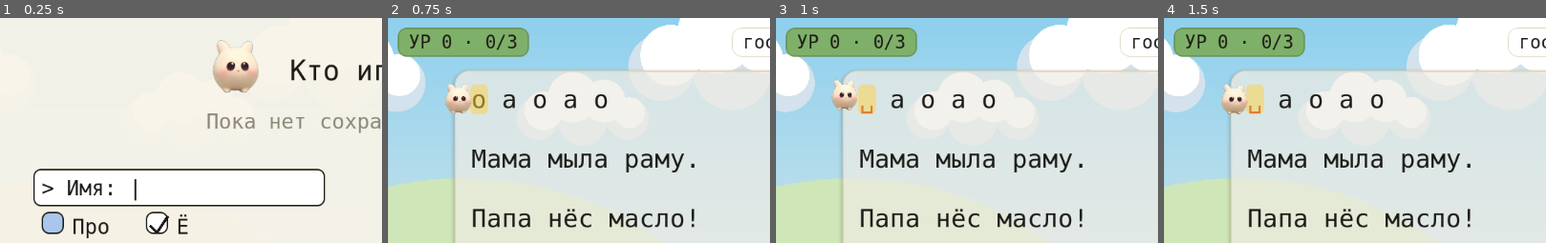
Above: before the commit, frames 1-4 (left to right).
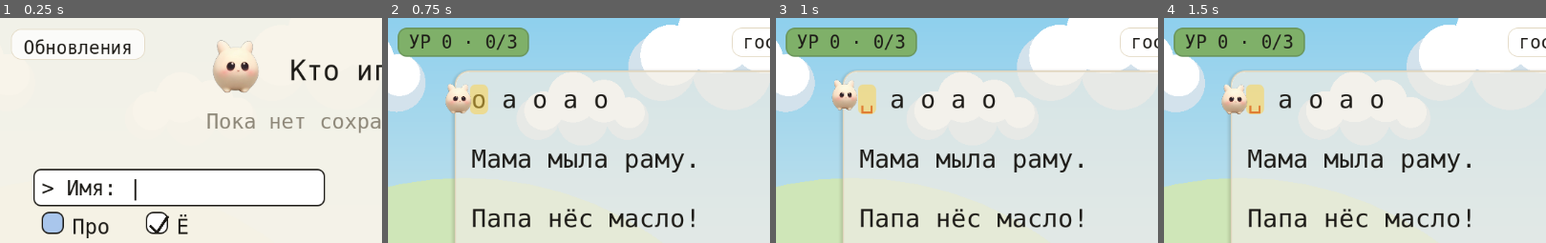
Above: after the commit, the same moments.

Repository: NikitaShubin/ModernBabyType
Game: Godot game, scene res://scenes/main.tscn
Two runs of this game, one before a commit and one after it. Both use one fixed random seed, a clock stepped at 60 frames per second and the inputs below.
Inputs (mouse positions are % of the whole screen's width and height, from its top left):
- Up to frame 1 (0.25 s): no input
- Up to frame 2 (0.75 s): tap Enter at 0.5, 0.6 s; move the mouse to (72, 45) at 0.52 s; hold Right from 0.53 s (still down); click (72, 45) at 0.67 s
- Up to frame 3 (1 s): keep holding Right; tap Space at 0.77 s; tap Keypad Enter at 0.8 s
- Up to frame 4 (1.5 s): move the mouse to (30, 55) at 1.27 s; release Right at 1.28 s; hold Down from 1.28 s (still down); tap Keypad Enter at 1.35 s
The pictures show only the part of the screen within x 0-50%, y 0-50%; the shares and areas given below are measured in that part.

The runs differ from the first frame. In frame 1, 0.9% of the frame differs, in the area x 3-38%, y 5-19%; in frame 2, nothing differs; in frame 3, nothing differs; in frame 4, nothing differs.
Error before the commit: Invalid assignment of property or key 'bg_color' with value of type 'Color' on a base object of type 'Nil'. (res://scripts/menu.gd:719)
Error after the commit: Invalid assignment of property or key 'bg_color' with value of type 'Color' on a base object of type 'Nil'. (res://scripts/menu.gd:863)

Commit message:
Самообновление с GitHub: кнопка, модалка, стейджеры + стабильный ключ
Кнопка «Обновления» в меню: проверка latest-релиза, модалка
«Вышла X?» (Скачать/Позже), закачка в user://updates.
Linux меняет бинарь на месте, Windows — .bat-стейджер (ASCII,
с проверкой замены), Android отдаёт ссылку браузеру.
INTERNET в оба Android-пресета. Версия 0.0.10, versionCode 8.
CI кладёт стабильный ключ из секретов, иначе debug-ключ образа.
Тесты: UPDATE_TEST (версии, ассеты, стейджер) + часть в PROFILES.

Diff:
--- a/game/project.godot
+++ b/game/project.godot
@@ -9,7 +9,7 @@
 
 config/name="ModernBabyType"
 config/description="Игра для обучения детей слепой печати: герой убегает от врага, поедая буквы."
-config/version="0.0.9"
+config/version="0.0.10"
 run/main_scene="res://scenes/main.tscn"
 config/features=PackedStringArray("4.3", "GL Compatibility")
 config/icon="res://icon.png"
--- a/game/scripts/menu.gd
+++ b/game/scripts/menu.gd
@@ -43,6 +43,17 @@
 var input_all_keys := false
 ## То же для строгой ё (колонка «Ё»): ждёт создания профиля.
 var input_yo_strict := true
+## Самообновление с GitHub: только по кнопке (никакой фоновой магии).
+## Состояния: "" покой, "checking" проверка, "latest" всё свежее,
+## "error" ошибка с текстом, "downloading" качаем. Модалка «Вышла X?»
+## — флагом _upd_open (только Да/Нет, как подтверждение удаления).
+var _upd: Updater = null
+var _upd_state := ""
+var _upd_msg := ""
+var _upd_tag := ""
+var _upd_url := ""
+var _upd_notes: Array[String] = []
+var _upd_open := false
 ## Выбранная колонка флагов: 0 — «Про», 1 — «Ё». Стрелки ←/→ двигают,
 ## пробел переключает. Видна подсветкой заголовка.
 var sel_col := 0
@@ -181,6 +192,16 @@
 			_cancel_confirm()
 		_eaten()
 		return
+	# Модалка обновления: Enter — «Скачать», остальное мимо
+	# (Esc — выход из игры, как везде, модалку не дергаем).
+	if _upd_open:
+		if (
+			ke.keycode == KEY_ENTER or ke.keycode == KEY_KP_ENTER
+			or ke.unicode == 10 or ke.unicode == 13
+		):
+			_upd_yes()
+		_eaten()
+		return
 	# F2 — вернуться в игру тем же игроком, кого открыли меню.
 	if ke.keycode == KEY_F2:
 		chosen.emit(resume_user)
@@ -287,6 +308,15 @@
 			get_viewport().set_input_as_handled()
 		elif _confirm_no_rect().has_point(pos):
 			_cancel_confirm()
+			get_viewport().set_input_as_handled()
+		return
+	# Модалка обновления — только свои две кнопки (удаление первее).
+	if _upd_open:
+		if _upd_yes_rect().has_point(pos):
+			_upd_yes()
+			get_viewport().set_input_as_handled()
+		elif _upd_no_rect().has_point(pos):
+			_upd_no()
 			get_viewport().set_input_as_handled()
 		return
 	# Прямоугольники — из тех же хелперов, что рисует _draw: единый
@@ -323,6 +353,11 @@
 		queue_redraw()
 		get_viewport().set_input_as_handled()
 		return
+	# Кнопка обновлений: проверить релизы на GitHub.
+	if _upd_button_rect().has_point(pos):
+		_upd_check()
+		get_viewport().set_input_as_handled()
+		return
 	if users.is_empty() and _check_tap_rect().has_point(pos):
 		_toggle_all_keys()
 		get_viewport().set_input_as_handled()
@@ -435,6 +470,75 @@
 ## Отмена: профиль цел, модалка гаснет.
 func _cancel_confirm() -> void:
 	confirm_name = ""
+	queue_redraw()
+
+
+## Ленивый узел проверки обновлений + сигналы в состояние меню.
+func _upd_ensure() -> void:
+	if _upd != null:
+		return
+	_upd = Updater.new()
+	add_child(_upd)
+	_upd.checked.connect(_on_upd_checked)
+	_upd.failed.connect(_on_upd_failed)
+	_upd.downloaded.connect(_on_upd_downloaded)
+
+
+## Кнопка «Обновления»: спросить GitHub.
+func _upd_check() -> void:
+	_upd_ensure()
+	_upd_state = "checking"
+	_upd_msg = "Проверяю…"
+	_upd_open = false
+	queue_redraw()
+	_upd.check()
+
+
+func _on_upd_checked(has: bool, tag: String, notes: String, _url: String) -> void:
+	if has:
+		_upd_tag = tag
+		_upd_notes.clear()
+		for ln in notes.split("\n"):
+			_upd_notes.append(ln)
+		_upd_state = ""
+		_upd_msg = ""
+		_upd_open = true
+	else:
+		_upd_state = "latest"
+		_upd_msg = "У вас последняя (%s)" % tag
+		_upd_open = false
+	queue_redraw()
+
+
+func _on_upd_failed(what: String) -> void:
+	_upd_state = "error"
+	_upd_msg = what
+	_upd_open = false
+	queue_redraw()
+
+
+## «Скачать»: качаем, дальше — дело платформы (см. update.gd).
+func _upd_yes() -> void:
+	_upd_open = false
+	_upd_state = "downloading"
+	_upd_msg = "Качаю…"
+	queue_redraw()
+	_upd.download()
+
+
+## «Позже»: модалка гаснет, проверка сброшена.
+func _upd_no() -> void:
+	_upd_open = false
+	_upd_state = ""
+	_upd_msg = ""
+	queue_redraw()
+
+
+func _on_upd_downloaded(_path: String) -> void:
+	# Платформа забрала файл (установщик / перезапуск): меню молчит.
+	_upd_state = ""
+	_upd_msg = ""
+	_upd_open = false
 	queue_redraw()
 
 
@@ -535,11 +639,17 @@
 ## разъезжается (имена до 15 знаков).
 func _short_name(name: String) -> String:
 	var cols := _table_cols()
-	var cap := cols[1] - cols[0] - 8.0 * k
-	if _text_size(name, FONT_ROW).x <= cap:
-		return name
-	var out := name
-	while out.length() > 1 and _text_size(out + "…", FONT_ROW).x > cap:
+	return _clip(name, FONT_ROW, cols[1] - cols[0] - 8.0 * k)
+
+
+## Обрезать строку по ширине, с многоточием. Нужна для чужих строк
+## (длинная ссылка из changelog иначе вылезает за карточку) и для
+## имени профиля.
+func _clip(txt: String, size_px: int, cap: float) -> String:
+	if _text_size(txt, size_px).x <= cap:
+		return txt
+	var out := txt
+	while out.length() > 1 and _text_size(out + "…", size_px).x > cap:
 		out = out.left(out.length() - 1)
 	return out + "…"
 
@@ -670,6 +780,40 @@
 	var cx := (cols[4] + cols[5]) * 0.5
 	var y := _rows_top() - 44.0 * k
 	return Rect2(cx - 48.0 * k, y - 28.0 * k, 96.0 * k, 40.0 * k)
+
+
+## Кнопка проверки обновлений (слева вверху) и строка состояния.
+## Замер — тем же кеглем, каким рисует _button (26, не FONT_SMALL).
+func _upd_button_rect() -> Rect2:
+	var w := _text_size("Обновления", 26).x + 36.0 * k
+	return Rect2(16.0 * k, 16.0 * k, w, 44.0 * k)
+
+
+## Карточка «Вышла версия?»: заголовок + заметки + две кнопки.
+## Ширина — по самому длинному тексту, кнопки всегда внизу.
+func _upd_card_rect() -> Rect2:
+	var w := _text_size("Вышла " + _upd_tag, FONT_ROW).x + 96.0 * k
+	for ln in _upd_notes:
+		w = maxf(w, _text_size(ln, FONT_SMALL).x + 96.0 * k)
+	w = clampf(w, 420.0 * k, view_w - 64.0 * k)
+	var h := 200.0 * k + 30.0 * k * float(_upd_notes.size())
+	return Rect2((view_w - w) * 0.5, (view_h - h) * 0.5, w, h)
+
+
+func _upd_yes_rect() -> Rect2:
+	var card := _upd_card_rect()
+	return Rect2(
+		Vector2(card.get_center().x - 190.0 * k, card.position.y + card.size.y - 80.0 * k),
+		Vector2(170.0 * k, 56.0 * k)
+	)
+
+
+func _upd_no_rect() -> Rect2:
+	var card := _upd_card_rect()
+	return Rect2(
+		Vector2(card.get_center().x + 20.0 * k, card.position.y + card.size.y - 80.0 * k),
+		Vector2(170.0 * k, 56.0 * k)
+	)
 
 
 ## Рамка поля ввода (рисуется только когда активно, тыкается всегда).
@@ -1030,6 +1174,40 @@
 				expl[li], Vector2(view_w * 0.5 - lw * 0.5, ey + 30.0 * k * float(li)),
 				FONT_SMALL, _uitext()
 			)
+	# Кнопка проверки обновлений слева вверху + строка состояния.
+	# На десктопе и телефоне одинаково: проверка — обычный HTTP.
+	var ub := _upd_button_rect()
+	_button(ub, "Обновления")
+	if _upd_msg != "":
+		_text(
+			_upd_msg, Vector2(16.0 * k, ub.position.y + ub.size.y + 30.0 * k),
+			FONT_SMALL, _uitext()
+		)
+	# Модалка «Вышла версия?» — поверх всего, кроме удаления
+	# (удаление первее: его ветка ввода раньше).
+	if _upd_open:
+		var dimmer := Color(0.05, 0.05, 0.08, 0.55)
+		draw_rect(Rect2(Vector2.ZERO, Vector2(view_w, view_h)), dimmer)
+		var ucard := _upd_card_rect()
+		draw_style_box(box_sb, ucard)
+		var ut := "Вышла %s" % _upd_tag
+		var uw := _text_size(ut, FONT_ROW).x
+		_text(
+			ut,
+			Vector2(ucard.get_center().x - uw * 0.5, ucard.position.y + 62.0 * k),
+			FONT_ROW, _ink()
+		)
+		var notecap := ucard.size.x - 48.0 * k
+		for li in _upd_notes.size():
+			var ln := _clip(_upd_notes[li], FONT_SMALL, notecap)
+			var lw := _text_size(ln, FONT_SMALL).x
+			_text(
+				ln,
+				Vector2(ucard.get_center().x - lw * 0.5, ucard.position.y + 110.0 * k + 30.0 * k * float(li)),
+				FONT_SMALL, _uitext()
+			)
+		_button(_upd_yes_rect(), "Скачать")
+		_button(_upd_no_rect(), "Позже")
 	# Модалка подтверждения удаления — поверх всего.
 	if confirm_name != "":
 		var dimmer := Color(0.05, 0.05, 0.08, 0.55)
--- /dev/null
+++ b/game/scripts/update.gd
@@ -0,0 +1,266 @@
+class_name Updater
+extends Node
+## Проверка обновлений и закачка релизов с GitHub. Только по кнопке
+## «Проверить обновления» — никакой фоновой магии: для удобства
+## хватает ручной проверки, а не автомата.
+##
+## Поток: check() → сигнал checked(ok, tag, notes, url). Если есть
+## новее — меню спрашивает «Скачать и установить?» → download(url)
+## (сигналы progress/downloaded) → platform_install(path).
+## Дальше — дело платформы (см. _install_linux/_install_windows,
+## на Android — передача в браузер: свой установщик без плагина
+## невозможен, а браузер скачает и позовёт системный установщик сам).
+##
+## Чистые функции (parse/compare/pick) — статики, их гоняет
+## tests/update_test.gd. Сеть в тестах не трогаем (хрупко).
+
+signal checked(ok: bool, tag: String, notes: String, url: String)
+signal downloaded(path: String)
+signal failed(what: String)
+
+const REPO := "NikitaShubin/ModernBabyType"
+const API_LATEST := "https://api.github.com/repos/" + REPO + "/releases/latest"
+
+var _http: HTTPRequest
+var _dl: HTTPRequest
+var _pending_tag := ""
+var _pending_notes := ""
+var _pending_url := ""
+
+
+static func current_version() -> String:
+	return ProjectSettings.get_setting("application/config/version", "0.0.0")
+
+
+## "v0.0.10" -> [0, 0, 10]. Мусор вокруг цифр игнорируем.
+static func parse_version(v: String) -> Array[int]:
+	var out: Array[int] = []
+	var cur := ""
+	for i in v.length():
+		var ch := v[i]
+		if ch >= "0" and ch <= "9":
+			cur += ch
+		elif not cur.is_empty():
+			out.append(int(cur))
+			cur = ""
+	if not cur.is_empty():
+		out.append(int(cur))
+	while out.size() < 3:
+		out.append(0)
+	return out.slice(0, 3)
+
+
+## True, если distant новее local. Сравнение по сегментам.
+static func is_newer(local: String, distant: String) -> bool:
+	var a := parse_version(local)
+	var b := parse_version(distant)
+	for i in 3:
+		if b[i] != a[i]:
+			return b[i] > a[i]
+	return false
+
+
+## Имя ассета под платформу. Пусто — платформа не поддерживается.
+static func asset_name() -> String:
+	match OS.get_name():
+		"Linux":
+			return "ModernBabyType.x86_64"
+		"Windows":
+			return "ModernBabyType.exe"
+		"Android":
+			return "ModernBabyType.apk"
+	return ""
+
+
+## Выбрать URL закачки из списка ассетов релиза (asset[] словари
+## с name/browser_download_url). Пусто — нет подходящего.
+static func pick_asset(assets: Array, want: String) -> String:
+	for a in assets:
+		if a is Dictionary and String(a.get("name", "")) == want:
+			return String(a.get("browser_download_url", ""))
+	return ""
+
+
+## Короткие первые строки changelog для диалога. Служебные строки
+## (заголовки, «Full Changelog: ссылка») выкидываем: в карточке это
+## шум, а ссылка вдобавок не влезает по ширине. Markdown-маркеры
+## снимаем — в игре их видно как мусор.
+static func short_notes(body: String, max_lines := 4) -> String:
+	var lines: Array[String] = []
+	for ln in body.split("\n"):
+		var t := ln.strip_edges()
+		if t.is_empty() or t.begins_with("#"):
+			continue
+		if t.find("http://") >= 0 or t.find("https://") >= 0:
+			continue
+		t = t.trim_prefix("*").trim_prefix("-").strip_edges()
+		if t.is_empty():
+			continue
+		lines.append(t)
+		if lines.size() >= max_lines:
+			break
+	return "\n".join(lines)
+
+
+func _ready() -> void:
+	_http = HTTPRequest.new()
+	# Таймаут обязателен: иначе висящая сеть оставит «Проверяю…» навсегда.
+	_http.timeout = 20.0
+	add_child(_http)
+	_http.request_completed.connect(_on_checked)
+	_dl = HTTPRequest.new()
+	_dl.timeout = 900.0
+	add_child(_dl)
+	_dl.request_completed.connect(_on_downloaded)
+
+
+## True, если платформа ставит обновление сама (свой бинарь рядом).
+## На Android — нет: свой установщик без нативного плагина невозможен,
+## отдаём URL браузеру (см. download).
+static func self_installs() -> bool:
+	return OS.get_name() == "Linux" or OS.get_name() == "Windows"
+
+
+## Спросить GitHub о последнем релизе.
+func check() -> void:
+	_pending_tag = ""
+	_pending_notes = ""
+	_pending_url = ""
+	var err := _http.request(API_LATEST, ["User-Agent: ModernBabyType"])
+	if err != OK:
+		failed.emit("нет сети")
+		return
+
+
+func _on_checked(_result: int, code: int, _headers: PackedStringArray, body: PackedByteArray) -> void:
+	if code != 200:
+		failed.emit("GitHub молчит (%d)" % code)
+		return
+	var data: Dictionary = JSON.parse_string(body.get_string_from_utf8())
+	if data.is_empty():
+		failed.emit("непонятный ответ")
+		return
+	var tag := String(data.get("tag_name", ""))
+	var want := asset_name()
+	if want.is_empty():
+		failed.emit("эта платформа сама не обновляется")
+		return
+	var url := pick_asset(data.get("assets", []), want)
+	if tag.is_empty() or url.is_empty():
+		failed.emit("в релизе нет файла для нас")
+		return
+	if not is_newer(current_version(), tag):
+		checked.emit(false, tag, "", "")
+		return
+	_pending_tag = tag
+	_pending_notes = short_notes(String(data.get("body", "")))
+	_pending_url = url
+	checked.emit(true, tag, _pending_notes, url)
+
+
+## Качать pending-URL в user://updates/. Имя файла — из URL.
+func download() -> void:
+	if _pending_url.is_empty():
+		failed.emit("нечего качать")
+		return
+	if not self_installs():
+		# Android: качать своё бессмысленно — файл всё равно ставит
+		# система через браузер. Отдаём ссылку и молчим.
+		OS.shell_open(_pending_url)
+		downloaded.emit("")
+		return
+	DirAccess.make_dir_recursive_absolute("user://updates")
+	var fname := _pending_url.get_file()
+	_dl.download_file = "user://updates/" + fname
+	var err := _dl.request(_pending_url, ["User-Agent: ModernBabyType"])
+	if err != OK:
+		failed.emit("закачка не стартовала")
+
+
+func _on_downloaded(_result: int, code: int, _headers: PackedStringArray, _body: PackedByteArray) -> void:
+	if code != 200:
+		failed.emit("оборвалось (%d)" % code)
+		return
+	var path: String = ProjectSettings.globalize_path("user://updates/" + _pending_url.get_file())
+	_platform_install(path)
+
+
+## Дальше — дело платформы (сюда попадают только self_installs).
+func _platform_install(path: String) -> void:
+	match OS.get_name():
+		"Linux":
+			_install_linux(path)
+		"Windows":
+			_install_windows(path)
+		_:
+			failed.emit("эта платформа сама не обновляется")
+
+
+## Linux: подмена бинаря на месте (rename переживает занятый файл),
+## запуск нового, выход. Если каталог только для чтения — новый
+## остаётся в закачке, запускаем оттуда и ругаемся в лог.
+func _install_linux(path: String) -> void:
+	var exe := OS.get_executable_path()
+	var target := exe
+	var staged := exe + ".new"
+	DirAccess.copy_absolute(path, staged)
+	if FileAccess.file_exists(staged):
+		# rename атомарен и не смотрит на занятость старого inode.
+		var derr := DirAccess.rename_absolute(staged, exe)
+		if derr == OK:
+			target = exe
+		else:
+			push_warning("ModernBabyType: не заменил %s (%d)" % [exe, derr])
+	else:
+		push_warning("ModernBabyType: не скопировал закачку в %s" % staged)
+		target = path
+	OS.execute("chmod", ["+x", target])
+	OS.execute(target, [])
+	downloaded.emit(target)
+	get_tree().quit()
+
+
+## Windows: бегущий .exe занят — пишет .bat-стейджер рядом.
+## Стейджер ждёт выход игры, меняет файлы, стартует новую,
+## удаляется сам. Текст батника — чистая генерация (тестируется
+## без запуска): _stager_text().
+func _install_windows(path: String) -> void:
+	var exe_dir := OS.get_executable_path().get_base_dir()
+	var bat := exe_dir + "/mbt_update.bat"
+	var f := FileAccess.open(bat, FileAccess.WRITE)
+	if f == null:
+		failed.emit("не пишу стейджер")
+		return
+	f.store_string(_stager_text(path, OS.get_executable_path()))
+	f.close()
+	# .bat через CreateProcess не запускается — нужен cmd /c.
+	OS.execute("cmd", ["/c", bat])
+	downloaded.emit(path)
+	get_tree().quit()
+
+
+## Текст windows-стейджера: ждёт PID игры, подменяет exe, стартует.
+## Только ASCII: cmd читает .bat в OEM-кодировке, UTF-8 превращается
+## в мусор. Сообщения пользователю — по-английски, это единственная
+## строка, которую он увидит, если замена не удалась.
+static func _stager_text(new_path: String, exe_path: String) -> String:
+	var pid := OS.get_process_id()
+	var lines := [
+		"@echo off",
+		"rem ModernBabyType updater: wait for the game to exit, swap exe.",
+		":waitloop",
+		"tasklist /FI \"PID eq %d\" 2>NUL | find \"%d\" >NUL" % [pid, pid],
+		"if not errorlevel 1 goto waitloop",
+		"timeout /t 1 /nobreak >NUL",
+		"move /Y \"%s\" \"%s\"" % [new_path, exe_path],
+		"if errorlevel 1 goto failed",
+		"start \"\" \"%s\"" % exe_path,
+		"del \"%~f0\"",
+		"exit /b 0",
+		":failed",
+		"echo Could not replace the game file.",
+		"echo Copy it by hand from: %s" % new_path,
+		"pause",
+		"del \"%~f0\"",
+	]
+	return "\n".join(lines) + "\n"
--- a/game/tests/profiles_test.gd
+++ b/game/tests/profiles_test.gd
@@ -56,6 +56,7 @@
 	_part12_soft_keyboard()
 	_part13_touch()
 	_part14_night()
+	_part15_update()
 	_report()
 	return true
 
@@ -828,6 +829,57 @@
 	_check(S.get_night_mode() == 0, "day persists after the full circle")
 
 
+## Самообновление: кнопка, состояния и модалка. Тап по кнопке шлёт
+## настоящий запрос (асинхронный, тест его не ждёт), приёмники дёргаем
+## напрямую. Чистые функции — в update_test.
+func _part15_update() -> void:
+	_menu.visible = true
+	_menu.confirm_name = ""
+	# Кнопка на экране, карточка влезает, Да/Нет не пересекаются.
+	var ub := Rect2(_menu.call("_upd_button_rect"))
+	_check(ub.position.x >= 0.0 and ub.end.x <= _menu.view_w, "update button fits")
+	_menu._upd_tag = "v0.0.10"
+	_menu._upd_notes = ["a", "b"] as Array[String]
+	var card := Rect2(_menu.call("_upd_card_rect"))
+	_check(
+		card.position.x >= 0.0 and card.end.x <= _menu.view_w,
+		"update card fits"
+	)
+	_check(
+		card.position.y >= 0.0 and card.end.y <= _menu.view_h,
+		"update card fits vertically"
+	)
+	var yes := Rect2(_menu.call("_upd_yes_rect"))
+	var no := Rect2(_menu.call("_upd_no_rect"))
+	_check(not yes.intersects(no), "update buttons do not overlap")
+	_check(
+		yes.position.y >= card.position.y and yes.end.y <= card.end.y,
+		"update buttons sit inside the card"
+	)
+	# Тап по кнопке — проверка (сеть не трогаем: дальше вызываем
+	# приёмники напрямую).
+	_menu.call("_input", _tap(ub.get_center()))
+	_check(String(_menu._upd_state) == "checking", "update tap starts checking")
+	_check(String(_menu._upd_msg) != "", "checking shows a status")
+	# Свежее — строкой, модалки нет.
+	_menu.call("_on_upd_checked", false, "v0.0.9", "", "")
+	_check(not bool(_menu._upd_open), "latest opens no modal")
+	_check(String(_menu._upd_msg).find("последняя") >= 0, "latest says so")
+	# Есть новее — модалка с тегом и заметками.
+	_menu.call("_on_upd_checked", true, "v0.0.10", "a\nb", "http://x")
+	_check(bool(_menu._upd_open), "available opens the modal")
+	_check(String(_menu._upd_tag) == "v0.0.10", "modal carries the tag")
+	# «Позже» гасит модалку.
+	_menu.call("_input", _tap(yes.get_center()))
+	_check(String(_menu._upd_state) == "error", "yes without URL fails loudly")
+	_menu.call("_on_upd_checked", true, "v0.0.10", "a\nb", "http://x")
+	_menu.call("_input", _tap(no.get_center()))
+	_check(not bool(_menu._upd_open), "no button closes the modal")
+	# Ошибка сети — строкой.
+	_menu.call("_on_upd_failed", "нет сети")
+	_check(String(_menu._upd_msg) == "нет сети", "error shows the reason")
+
+
 func _letters_on_screen() -> int:
 	var letters := {}
 	for line in _main.display_lines:
--- /dev/null
+++ b/game/tests/update_test.gd
@@ -0,0 +1,66 @@
+extends SceneTree
+## Тесты самообновления: только чистые функции (версии, выбор ассета,
+## текст стейджера). Сеть не трогаем — хрупко и недетерминированно.
+## Запуск: godot --headless --path game --script res://tests/update_test.gd
+
+const U := preload("res://scripts/update.gd")
+
+var _failures: Array[String] = []
+
+
+func _check(cond: bool, what: String) -> void:
+	if not cond:
+		_failures.append(what)
+
+
+func _initialize() -> void:
+	_check(U.parse_version("v0.0.10") == [0, 0, 10], "tag parses")
+	_check(U.parse_version("0.0.9") == [0, 0, 9], "plain parses")
+	_check(U.parse_version("v1.2") == [1, 2, 0], "short pads")
+	_check(U.is_newer("0.0.9", "v0.0.10"), "patch newer wins")
+	_check(not U.is_newer("0.0.10", "v0.0.10"), "equal is not newer")
+	_check(not U.is_newer("0.1.0", "v0.0.10"), "older minor loses")
+	_check(U.is_newer("0.0.9", "v0.1.0"), "newer minor wins")
+	_check(U.is_newer("0.0.9", "v1.0.0"), "newer major wins")
+	var assets := [
+		{"name": "ModernBabyType.x86_64", "browser_download_url": "http://x/1"},
+		{"name": "ModernBabyType.apk", "browser_download_url": "http://x/2"},
+	]
+	_check(U.pick_asset(assets, "ModernBabyType.apk") == "http://x/2", "apk picked")
+	_check(U.pick_asset(assets, "nope") == "", "missing asset is empty")
+	_check(U.pick_asset([], "ModernBabyType.apk") == "", "empty list is empty")
+	_check(U.short_notes("# H\n\na\n\nb") == "a\nb", "notes skip headers and blanks")
+	# Ссылка и markdown в карточке — мусор: ссылка ещё и не влезает.
+	_check(
+		U.short_notes("**Full Changelog**: https://github.com/a/b") == "",
+		"notes drop the changelog link"
+	)
+	_check(U.short_notes("* пункт один") == "пункт один", "notes drop markdown stars")
+	# Самообновление есть ровно там, где игра умеет заменить себя сама.
+	_check(
+		U.self_installs() == (OS.get_name() == "Linux" or OS.get_name() == "Windows"),
+		"self_installs matches the platform"
+	)
+	var st := U._stager_text("C:/g/new.exe", "C:/g/game.exe")
+	_check("tasklist" in st, "stager waits for the pid")
+	_check("move /Y" in st, "stager swaps the exe")
+	_check("C:/g/new.exe" in st and "C:/g/game.exe" in st, "stager paths inside")
+	_check("del " in st, "stager deletes itself")
+	_check("if errorlevel 1 goto failed" in st, "stager reports a failed swap")
+	# cmd не понимает UTF-8 в .bat: не-ASCII в стейджере быть не должно.
+	var ascii_ok := true
+	for i in st.length():
+		if st.unicode_at(i) > 127:
+			ascii_ok = false
+			break
+	_check(ascii_ok, "stager is pure ASCII")
+	_report()
+
+
+func _report() -> void:
+	if _failures.is_empty():
+		print("UPDATE_TEST: PASS")
+	else:
+		for f in _failures:
+			print("UPDATE_TEST: FAIL: ", f)
+	quit(1 if not _failures.is_empty() else 0)
Not shown, changed: game/export_presets.cfg
Not shown, changed: .github/workflows/release.yml
Not shown, changed: AGENTS.md
Not shown, changed: tools/docker/build-game.sh
